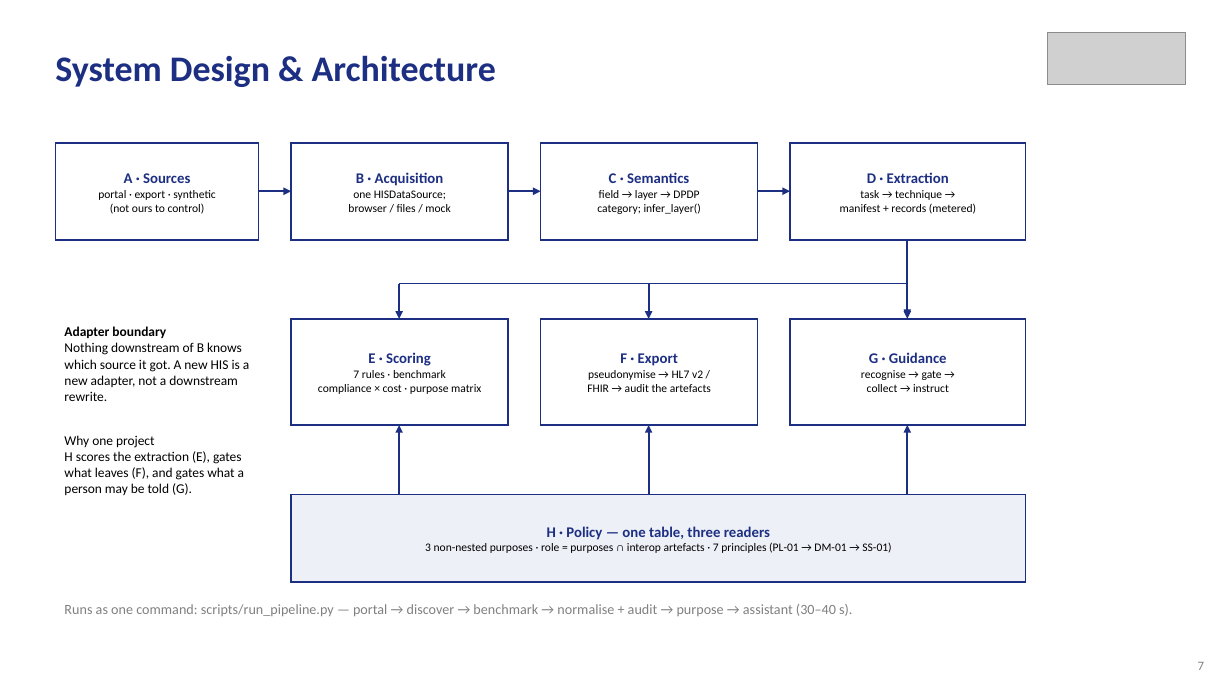
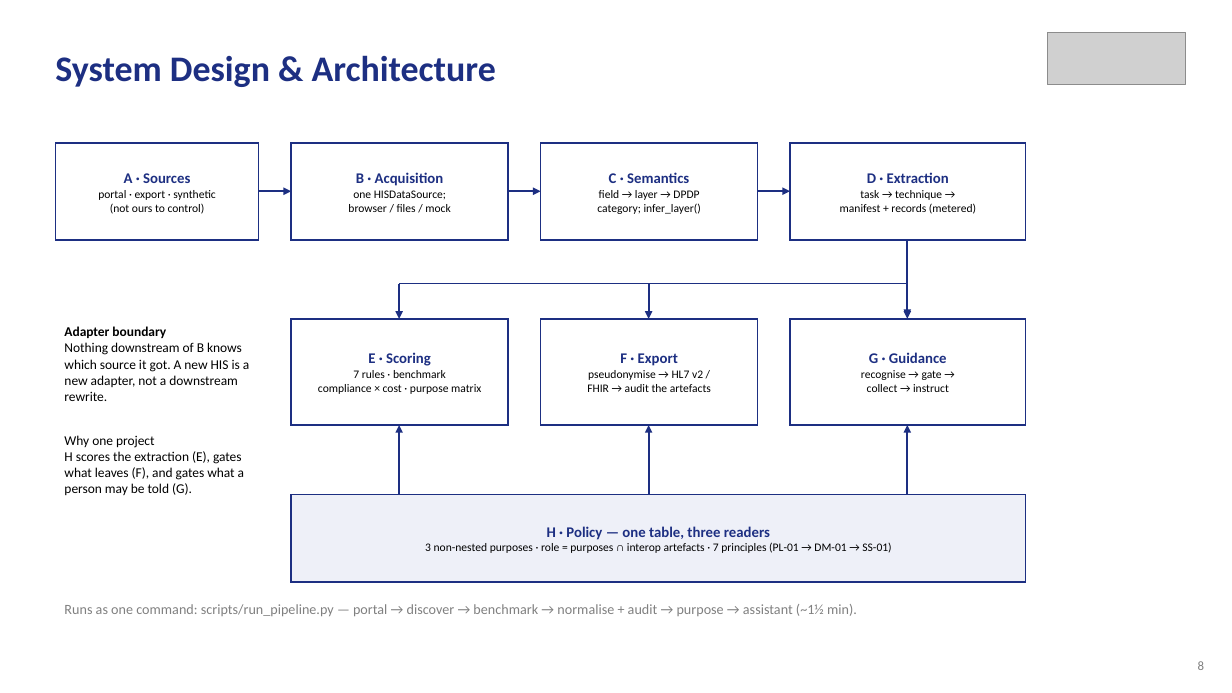
Before and after one commit to aysk1209/his-scraping-dpdp-project, a slide deck: slide 8 of Review-II.pptx (slide 7 before the commit). Drawn at 1232x693 pixels with LibreOffice and Linux fonts; fonts in the diff are those of the drawing; grey boxes stand for pictures. Boxes give left, top, right and bottom in pixels: in the first picture for what was removed or moved away, otherwise in the second. Text is boxed around its words. In the diff, an @@ line names an element or a change of style, - is before the commit and + after.

```diff
--- a/Review-II.pptx
+++ b/Review-II.pptx
@@ text at [64, 604, 857, 616]: text changed @@
-Runs as one command: scripts/run_pipeline.py — portal → discover → benchmark → normalise + audit → purpose → assistant (30–40 s).
+Runs as one command: scripts/run_pipeline.py — portal → discover → benchmark → normalise + audit → purpose → assistant (~1½ min).
@@ text at [1198, 661, 1204, 670]: text changed @@
-7
+8
```
Also in this commit, not shown: 9 other slides changed, 1 slide added, 4 other files.
